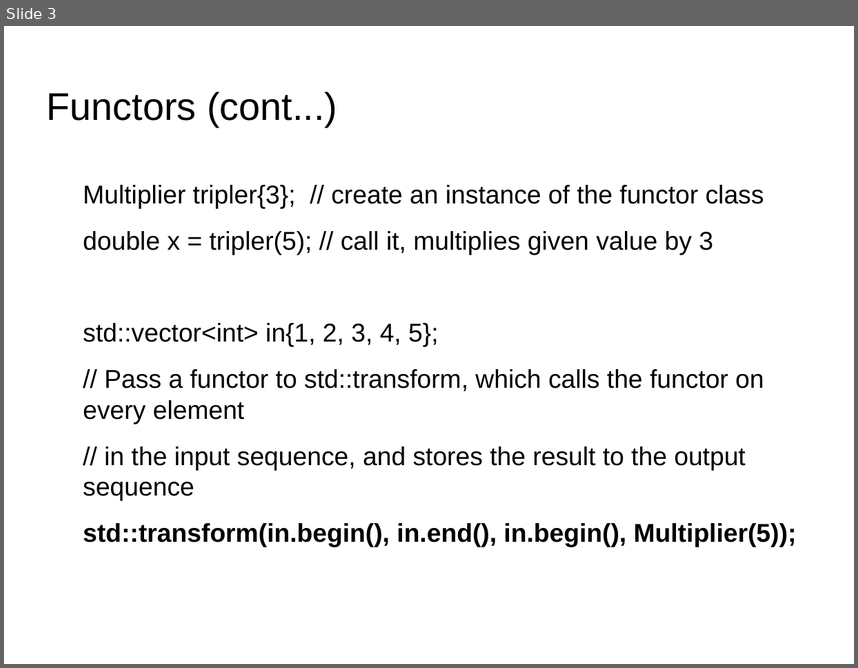
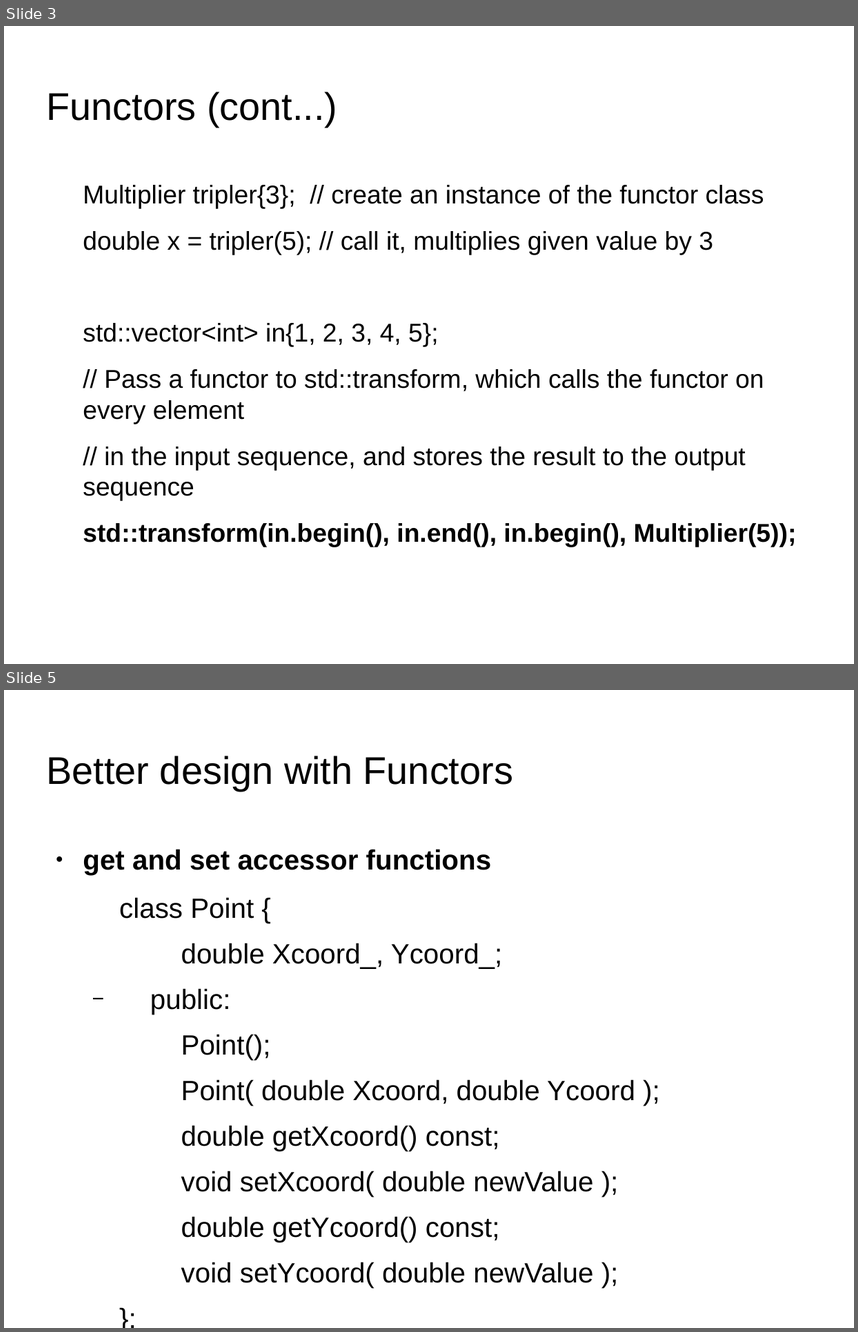
Before and after one commit to kks32/cpp-software-development, a slide deck: Ex15_Functors/Ex15_Functors.odp. Shown one above the other, each under a label of ours: slide 3 before the commit, slides 3 and 5 after it; the slides between them are not shown. The pictures are 858x668 and 858x1332 pixels, drawn with LibreOffice and Linux fonts; fonts in the diff are those of the drawing; background and template pictures are left out. Boxes give left, top, right and bottom in pixels: in the first picture for what was removed or moved away, otherwise in the second. Text is boxed around its words. In the diff, an @@ line names an element or a change of style, - is before the commit and + after.

Commit message:
Templatised accessor

```diff
--- a/Ex15_Functors/Ex15_Functors.odp
+++ b/Ex15_Functors/Ex15_Functors.odp
@@ slide 5 added at (4, 690, 854, 1328), background picture (left out) @@
@@ title added at (47, 756, 513, 791), 36 pt, text #000000 @@
+Better design with Functors
@@ text added at (83, 849, 635, 1288), 26 pt, text #000000 @@
+● get and set accessor functions
+  class Point {
+  double Xcoord_, Ycoord_;
+  − public:
+  Point();
+  Point( double Xcoord, double Ycoord );
+  double getXcoord() const;
+  void setXcoord( double newValue );
+  double getYcoord() const;
+  void setYcoord( double newValue );
+  };
```
Also in this commit, not shown: 8 other slides added, 2 other files.
